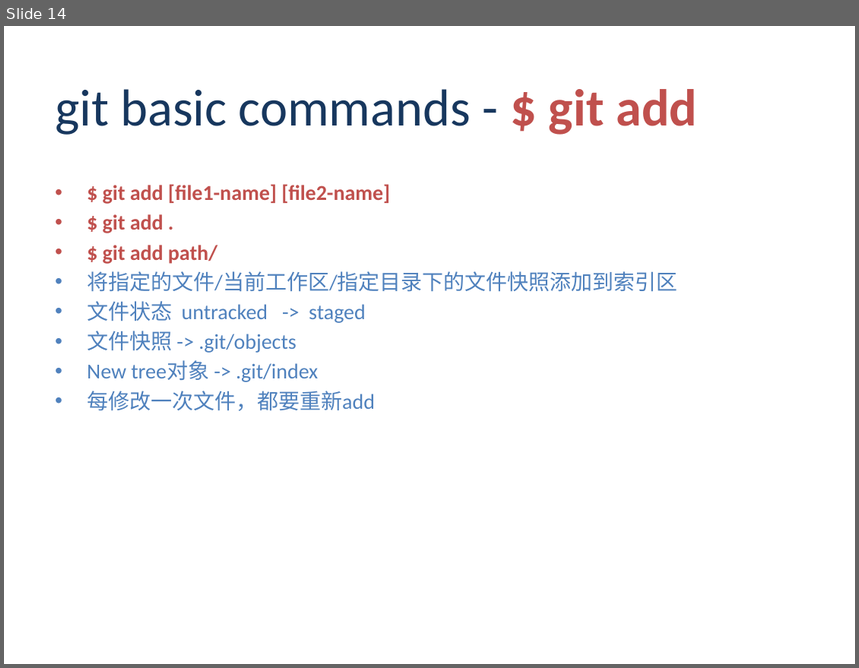
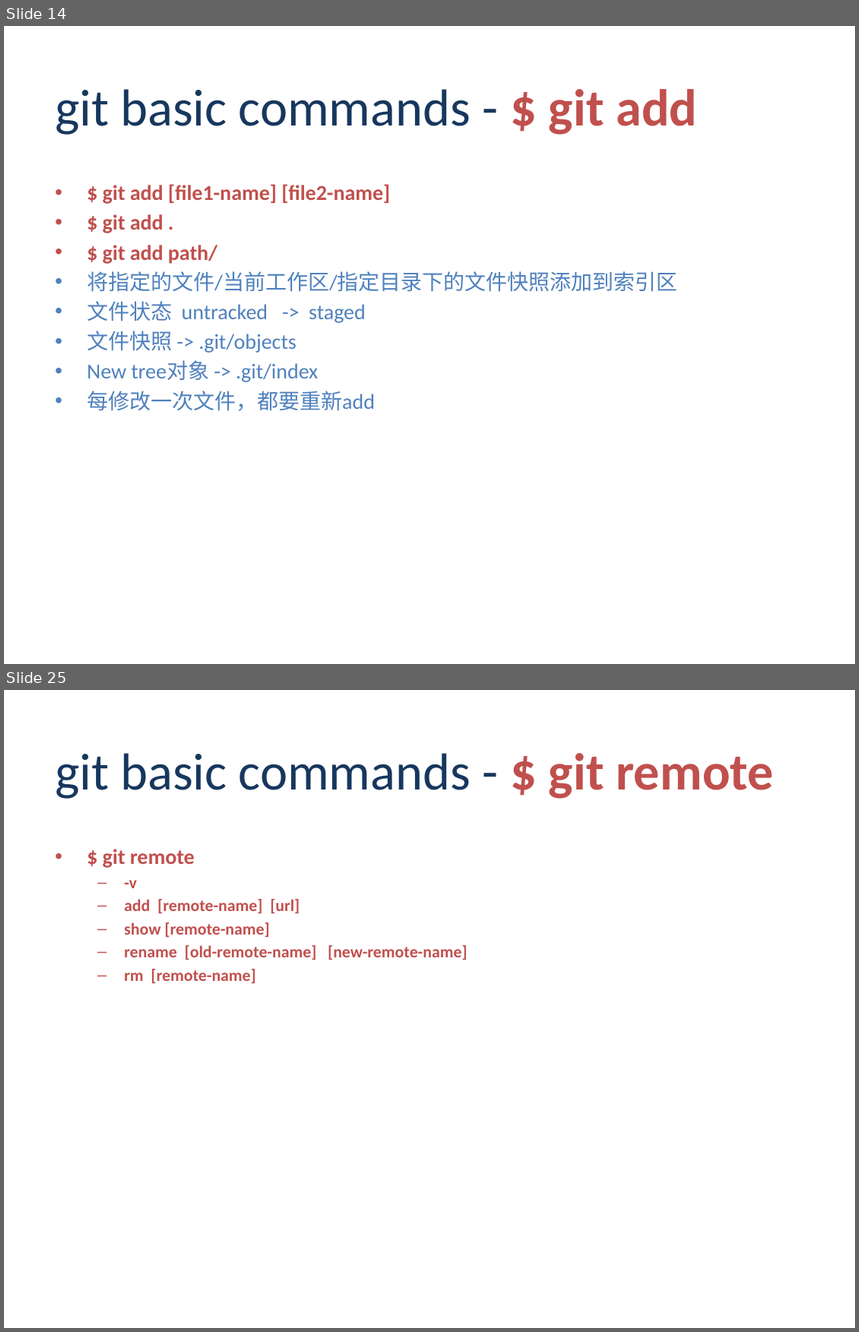
Before and after one commit to ayi0z/PGRN, a slide deck: ProGit.pptx. Shown one above the other, each under a label of ours: slide 14 before the commit, slides 14 and 25 after it; the slides between them are not shown. The pictures are 859x668 and 859x1332 pixels, drawn with LibreOffice and Linux fonts; fonts in the diff are those of the drawing; background and template pictures are left out. Boxes give left, top, right and bottom in pixels: in the first picture for what was removed or moved away, otherwise in the second. Text is boxed around its words. In the diff, an @@ line names an element or a change of style, - is before the commit and + after.

```diff
--- a/ProGit.pptx
+++ b/ProGit.pptx
@@ slide 25 added at bbox=[4, 690, 855, 1328], background picture (left out) @@
@@ title added at bbox=[55, 753, 774, 799], 44 pt, text #17375E @@
+git basic commands - $ git remote
@@ text added at bbox=[103, 849, 467, 983], 14 pt, text #C0504D, bold @@
+• $ git remote
+  – -v
+  – add [remote-name] [url]
+  – show [remote-name]
+  – rename [old-remote-name] [new-remote-name]
+  – rm [remote-name]
```
Also in this commit, not shown: 7 slides changed, 12 other slides added, 1 other file.
